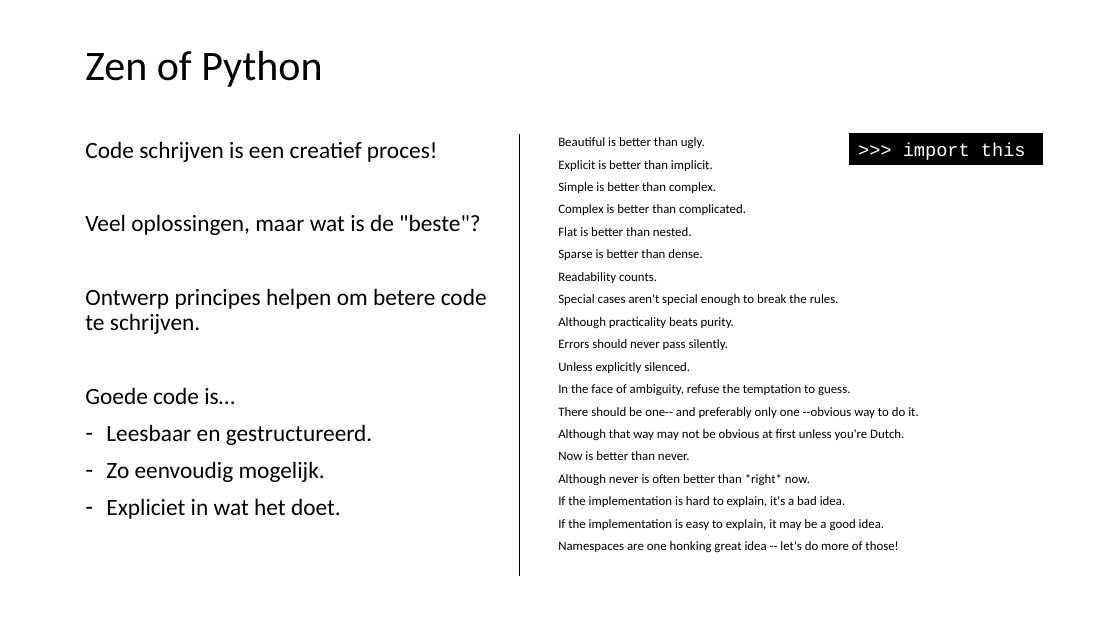
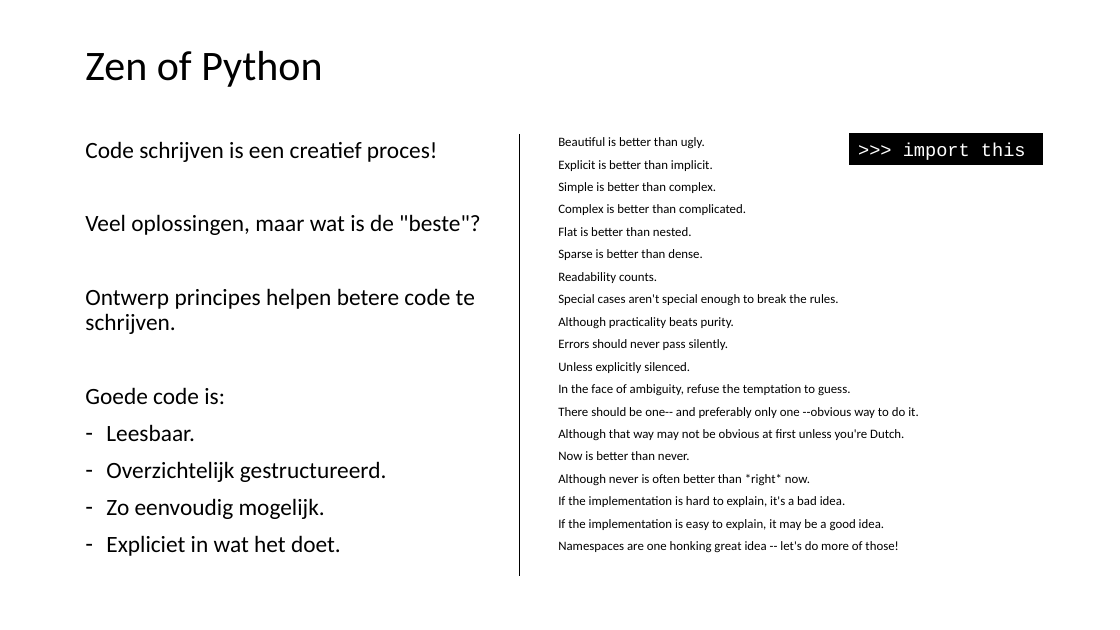
Before and after one commit to LFKoning/knowledge-sharing, a slide deck: slide 4 of python_trainees/2_production_code/python_traineeship_2.pptx. Drawn at 1120x630 pixels with LibreOffice and Linux fonts; fonts in the diff are those of the drawing. Boxes give left, top, right and bottom in pixels: in the first picture for what was removed or moved away, otherwise in the second. Text is boxed around its words. In the diff, an @@ line names an element or a change of style, - is before the commit and + after.

Commit message:
Finishing touches Python trainees part 2

```diff
--- a/python_trainees/2_production_code/python_traineeship_2.pptx
+++ b/python_trainees/2_production_code/python_traineeship_2.pptx
@@ text at <box>85,288,475,482</box>: text changed @@
-Ontwerp principes helpen om betere code te schrijven.
-Goede code is…
-– Leesbaar en gestructureerd.
+Ontwerp principes helpen betere code te schrijven.
+Goede code is:
+– Leesbaar.
+– Overzichtelijk gestructureerd.
```
Also in this commit, not shown: 7 other slides changed, 4 other files.
